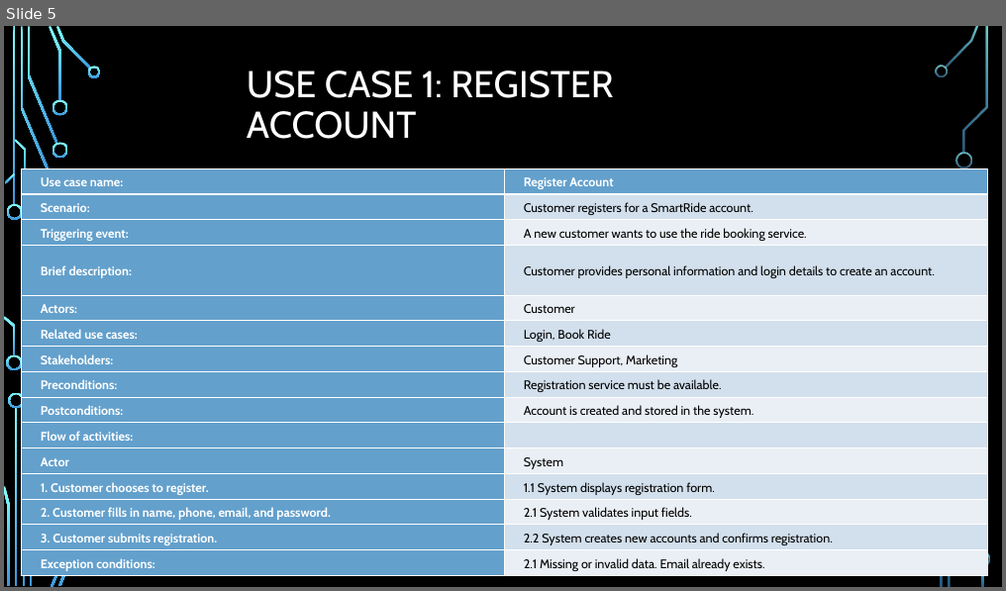
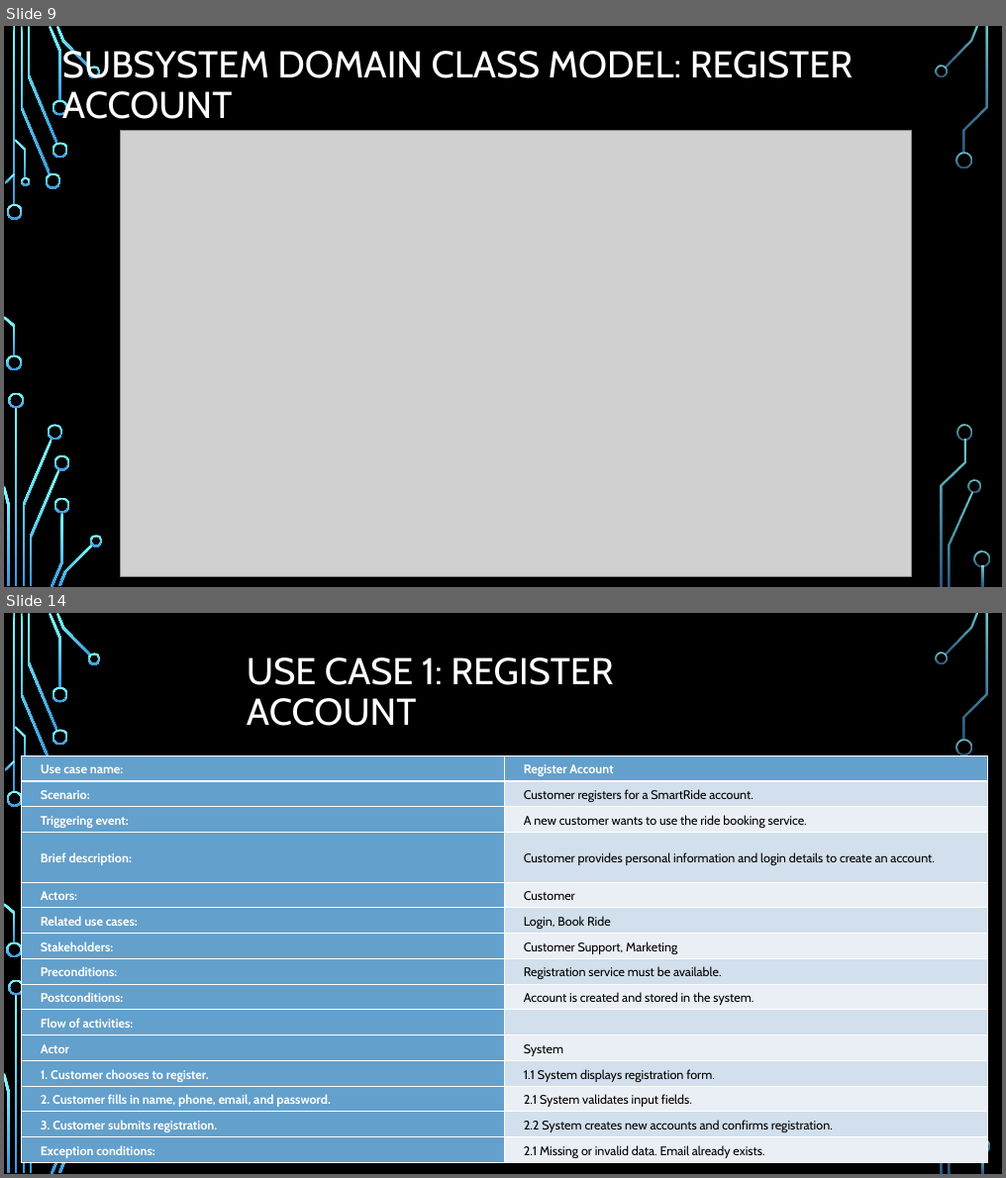
Before and after one commit to CheetoBuri/ProposalForSmartRide, a slide deck: TeamA2_Presentation_for_SmartRide.pptx. Shown one above the other, each under a label of ours: slide 5 before the commit, slides 9 and 14 after it; the slides between them are not shown. The pictures are 1006x591 and 1006x1178 pixels, drawn with LibreOffice and Linux fonts; fonts in the diff are those of the drawing; grey boxes stand for pictures; background and template pictures are left out. Boxes give left, top, right and bottom in pixels: in the first picture for what was removed or moved away, otherwise in the second. Text is boxed around its words. In the diff, an @@ line names an element or a change of style, - is before the commit and + after.

```diff
--- a/TeamA2_Presentation_for_SmartRide.pptx
+++ b/TeamA2_Presentation_for_SmartRide.pptx
@@ slide 9 added at (x1=4, y1=26, x2=1002, y2=587), background picture (left out); not listed: 36 template elements that a slide beside it also shows @@
@@ title added at (x1=62, y1=46, x2=852, y2=119), 36 pt, text #FFFFFF @@
+SUBSYSTEM DOMAIN CLASS MODEL: REGISTER ACCOUNT
@@ picture added at (x1=121, y1=131, x2=912, y2=577) @@
@@ what was slide 5 is now slide 14 @@
```
Also in this commit, not shown: 34 other slides added, 1 slide removed.
